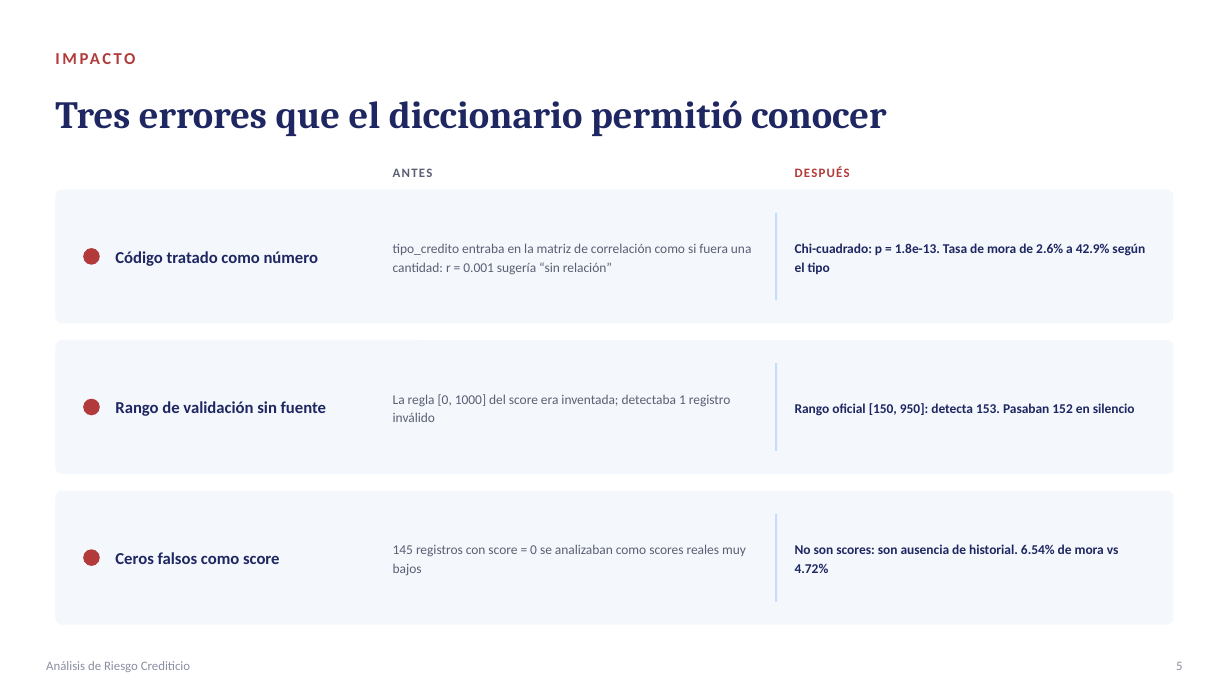
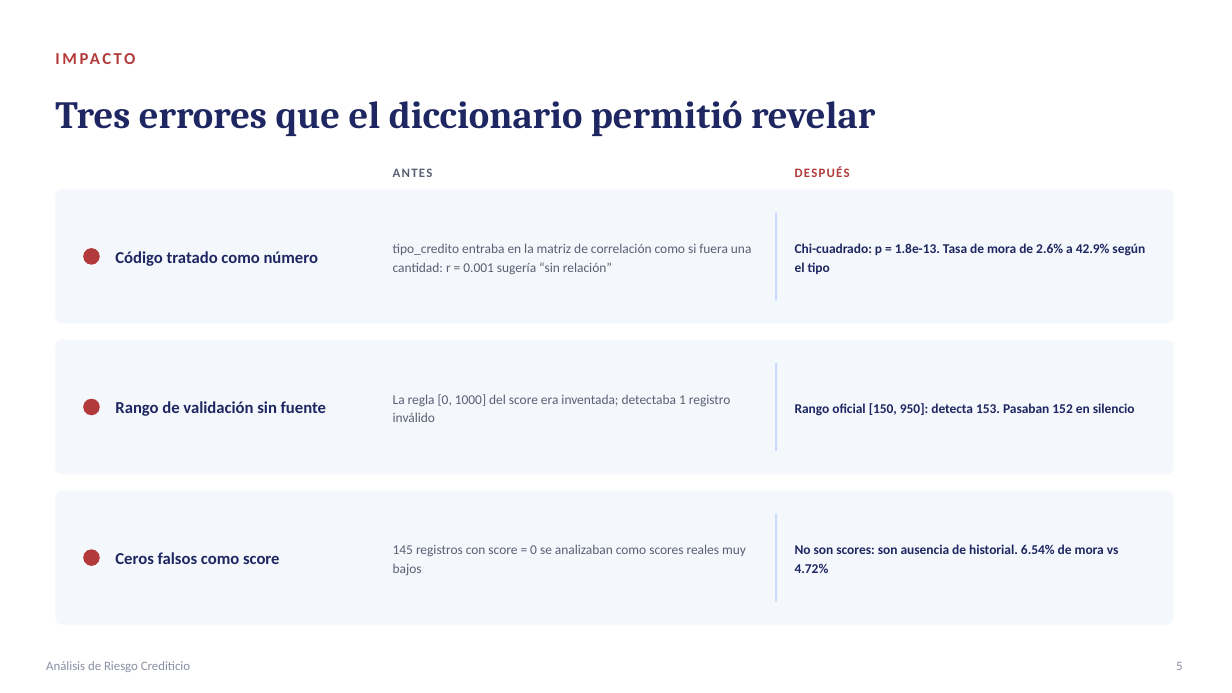
Before and after one commit to papiarcacamilo/MLOPS_CURSE, a slide deck: slide 5 of PRESENTACION.pptx. Drawn at 1232x693 pixels with LibreOffice and Linux fonts; fonts in the diff are those of the drawing. Boxes give left, top, right and bottom in pixels: in the first picture for what was removed or moved away, otherwise in the second. Text is boxed around its words. In the diff, an @@ line names an element or a change of style, - is before the commit and + after.

```diff
--- a/PRESENTACION.pptx
+++ b/PRESENTACION.pptx
@@ text at (55, 100, 875, 136): text changed @@
-Tres errores que el diccionario permitió conocer
+Tres errores que el diccionario permitió revelar
```
Also in this commit, not shown: 9 other slides changed, 1 slide added, 1 slide removed, 3 other files.
